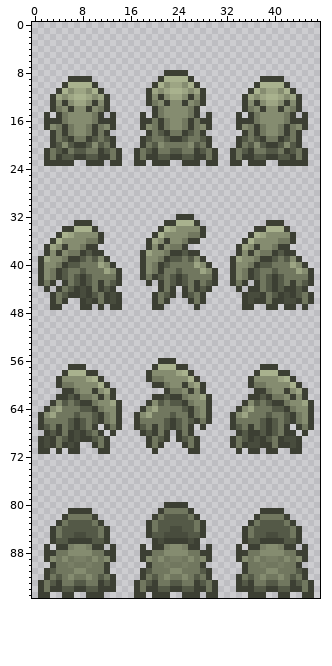
Sprite sheet: sprite/creature/gork/PNG/16x24/gork-SWEN.png. The picture above was drawn from the file before the commit.
The file is 48x96 pixels. Colours within 5 levels of each other are drawn and written as one.
Now the later version:
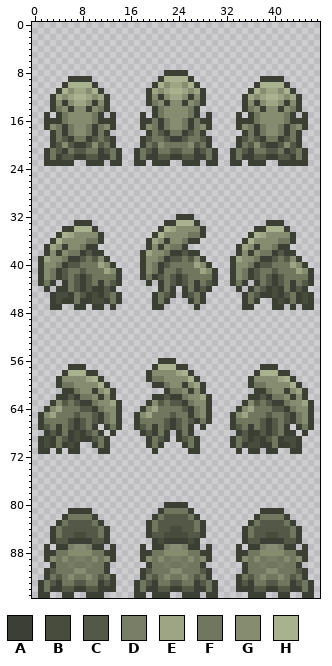
Palette (. is transparent): A #3c3f33  B #484c3d  C #545947  D #797f66  E #9da584  F #71775f  G #858c70  H #a9b28e
Message: Re-ordered gork sprite west-facing frames
The edit:
There is now colour A in row 46 at x 6; in row 47 at x 7, 10, 41 and 46.
The edit turns colour B into colour A in row 44 at x 8; in row 46 at x 9 and 42.
The edit turns colour C into colour A in row 44 at x 39 and 41; in row 45 at x 44.
The edit turns colour F into colour A in row 44 at x 5 and 10; in row 45 at x 11 and 39.
The edit turns colour A into colour B in row 44 at x 40; in row 46 at x 10 and 41.
The edit turns colour C into colour B in row 45 at x 5, 10 and 40.
The edit turns colour F into colour B in row 45 at x 4 and 45; in row 46 at x 4, 11 and 45.
The edit turns colour A into colour C in row 44 at x 7 and 9; in row 45 at x 12.
The edit turns colour B into colour C in row 45 at x 8, 37 and 42.
The edit turns colour F into colour C in row 44 at x 38.
There is now colour F in row 46 at x 7.
The edit turns colour A into colour F in row 44 at x 37 and 42; in row 45 at x 7 and 43.
The edit turns colour B into colour F in row 45 at x 13 and 36; in row 46 at x 13, 36 and 43.
The edit turns colour C into colour F in row 44 at x 6.
Colour A is gone in row 46 at x 38; in row 47 at x 9, 14, 39 and 42.
Colour F is gone in row 46 at x 39.
Changed places in both pictures, as pixel boxes (x1, y1, x2, y2):
changed: (56, 286, 122, 310)
changed: (248, 286, 314, 310)
